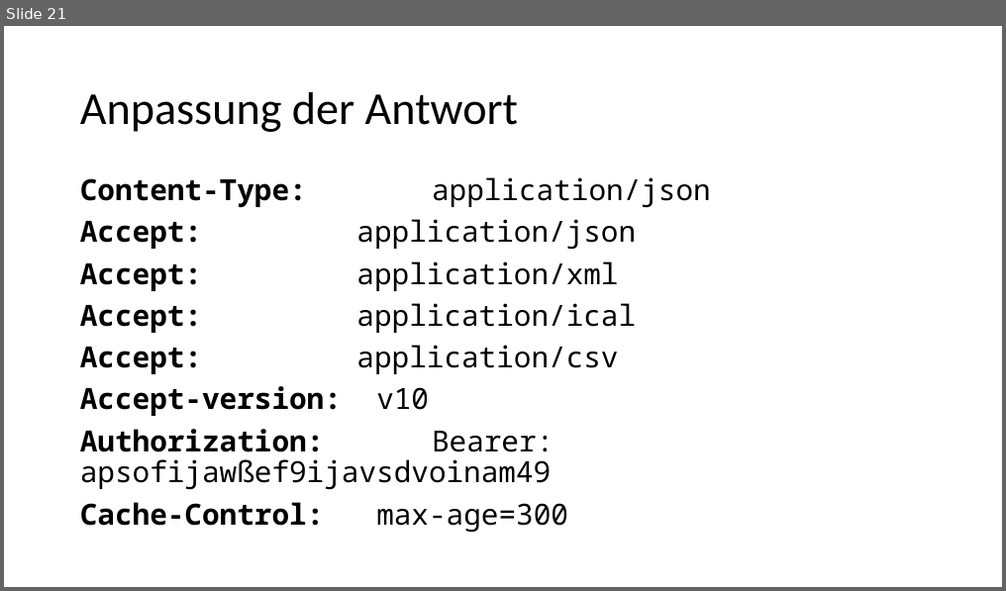
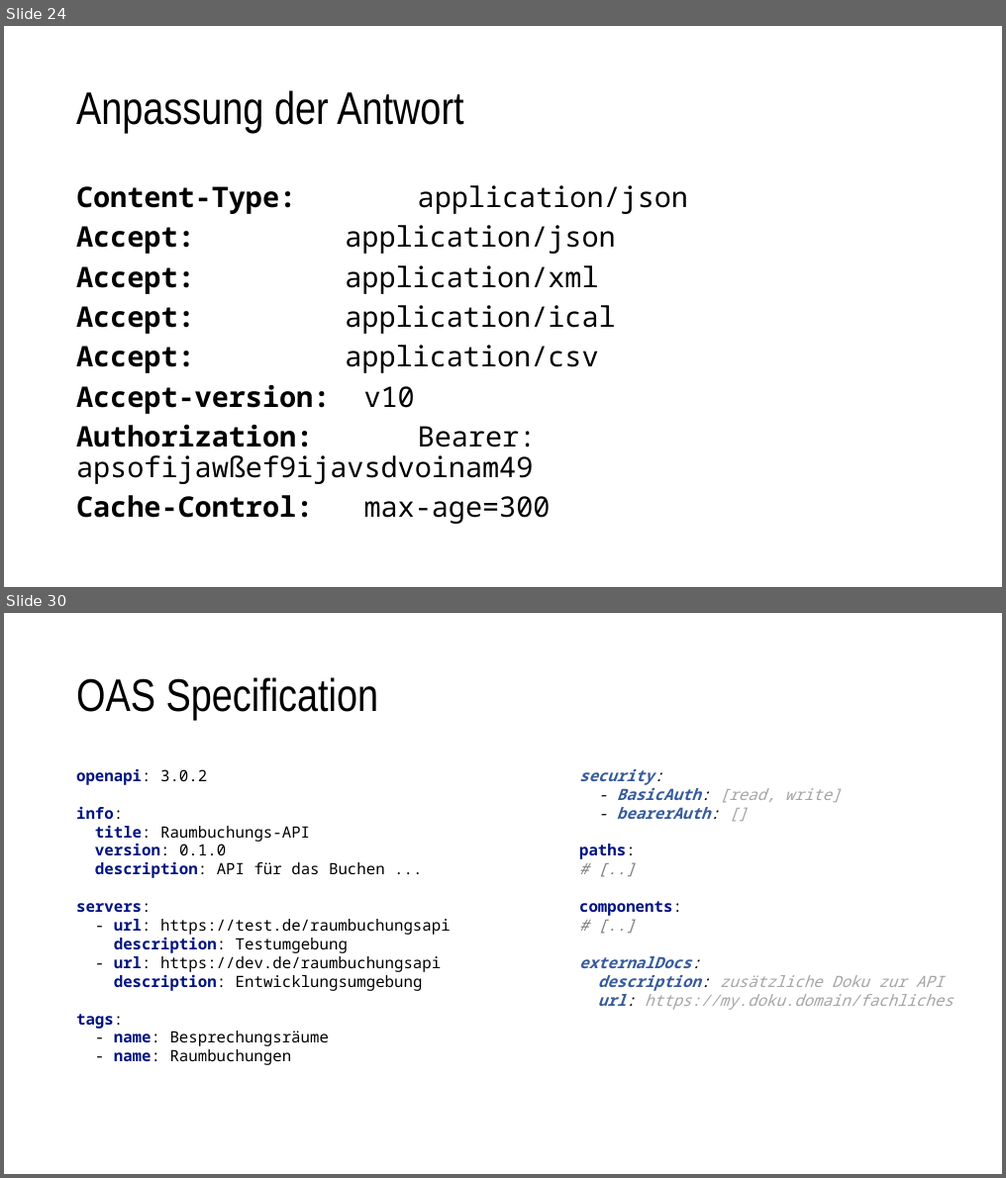
Before and after one commit to nordlb-public/techtalks, a slide deck: 01-api-design/präsentation.pptx. Shown one above the other, each under a label of ours: slide 21 before the commit, slides 24 and 30 after it; the slides between them are not shown. The pictures are 1006x591 and 1006x1178 pixels, drawn with LibreOffice and Linux fonts; fonts in the diff are those of the drawing. Boxes give left, top, right and bottom in pixels: in the first picture for what was removed or moved away, otherwise in the second. Text is boxed around its words. In the diff, an @@ line names an element or a change of style, - is before the commit and + after.

```diff
--- a/01-api-design/präsentation.pptx
+++ b/01-api-design/präsentation.pptx
@@ slide 30 added at (x1=4, y1=613, x2=1002, y2=1174), background #FFFFFF @@
@@ title added at (x1=76, y1=677, x2=379, y2=720), 44 pt, text #000000 @@
+OAS Specification
@@ text added at (x1=76, y1=768, x2=450, y2=1065), 15 pt, text #000000 @@
+openapi: 3.0.2
+info:
+title: Raumbuchungs-API
+version: 0.1.0
+description: API für das Buchen ...
+servers:
+- url: https://test.de/raumbuchungsapi
+description: Testumgebung
+- url: https://dev.de/raumbuchungsapi
+description: Entwicklungsumgebung
+tags:
+- name: Besprechungsräume
+- name: Raumbuchungen
@@ text added at (x1=579, y1=769, x2=952, y2=1010), 15 pt, text #A5A5A5, italic @@
+security:
+- BasicAuth: [read, write]
+- bearerAuth: []
+paths:
+# [..]
+components:
+# [..]
+externalDocs:
+description: zusätzliche Doku zur API
+url: https://my.doku.domain/fachliches
@@ what was slide 21 is now slide 24 @@
@@ slide 24 changed as well @@
@@ title "Anpassung der Antwort" at (x1=76, y1=90, x2=463, y2=133): font Calibri to Arial Narrow @@
@@ text "Content-Type: application/json" at (x1=76, y1=185, x2=688, y2=524): size 28 to 27.2 pt; less space between paragraphs @@
```
Also in this commit, not shown: 20 other slides changed, 10 other slides added, 1 other file.
